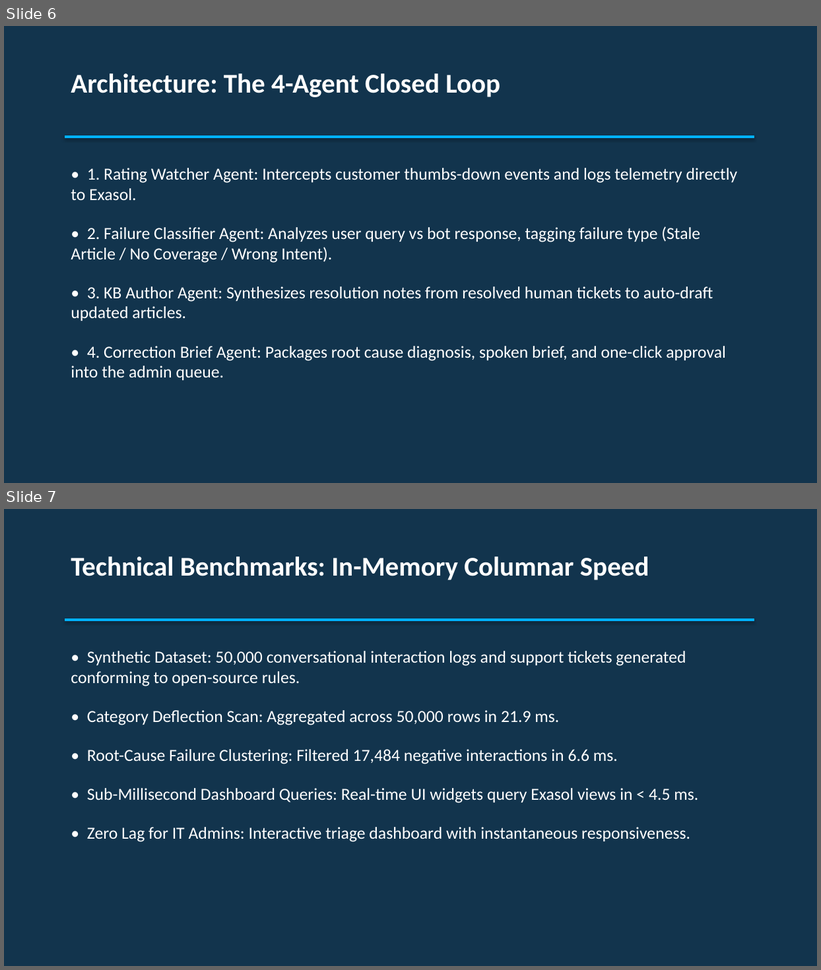
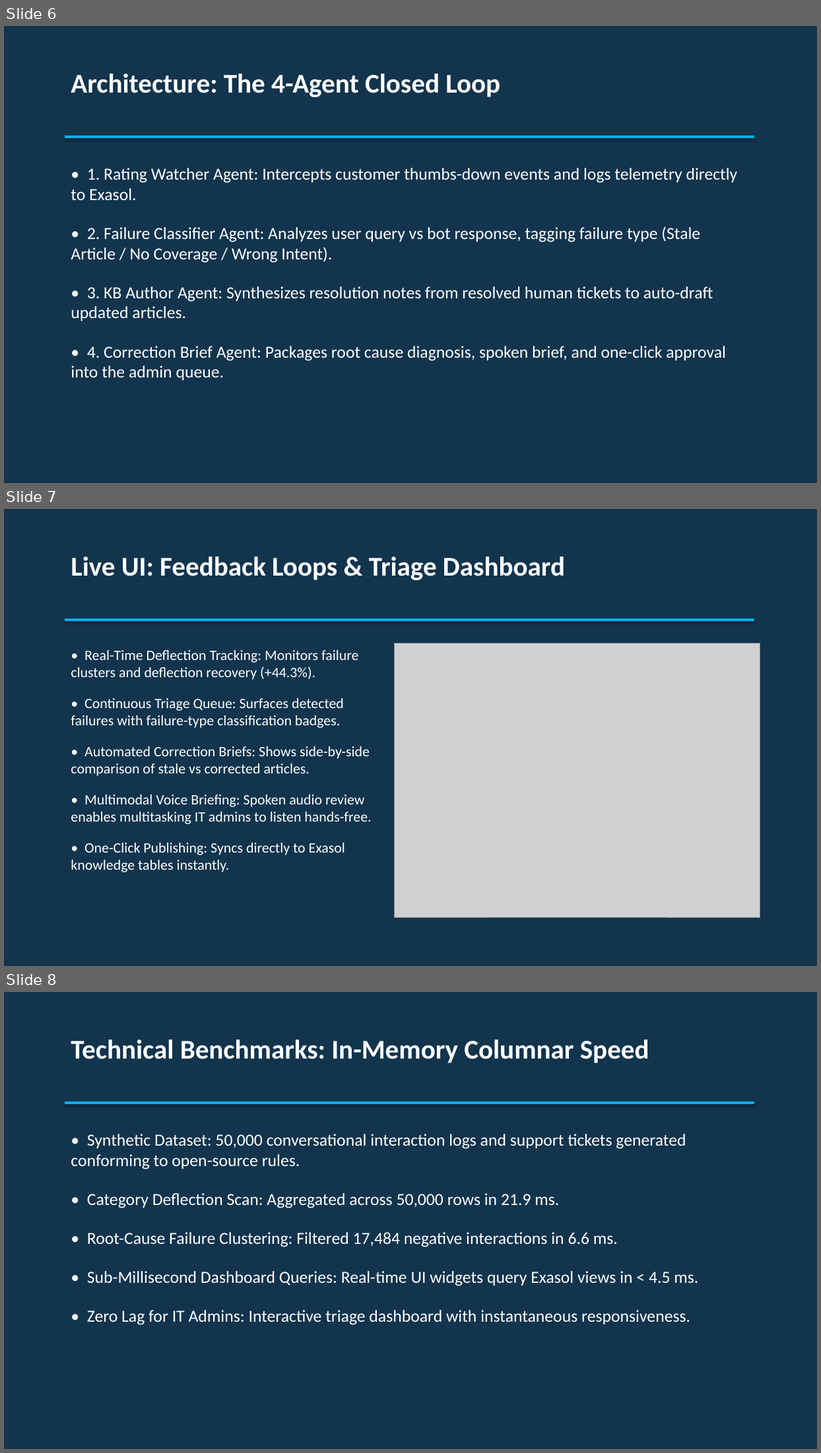
Before and after one commit to kavindon2007/fresh_works_kavin, a slide deck: pitch-deck/LoopCraft_Exathon_2026_Pitch_Deck.pptx. Shown one above the other, each under a label of ours: slides 6 and 7 before the commit, slides 6, 7 and 8 after it. The pictures are 821x970 and 821x1453 pixels, drawn with LibreOffice and Linux fonts; fonts in the diff are those of the drawing; grey boxes stand for pictures. Boxes give left, top, right and bottom in pixels: in the first picture for what was removed or moved away, otherwise in the second. Text is boxed around its words. In the diff, an @@ line names an element or a change of style, - is before the commit and + after.

Commit message:
docs: add screenshots and UI visuals to README and pitch deck
- Add hero banner and product screenshots to docs/images/ and public/images/
- Embed hero banner and live walkthrough screenshots into README.md
- Embed product screenshots into PPTX and PDF pitch deck slides
- Update PITCH_DECK.md with visual UI reference

```diff
--- a/pitch-deck/LoopCraft_Exathon_2026_Pitch_Deck.pptx
+++ b/pitch-deck/LoopCraft_Exathon_2026_Pitch_Deck.pptx
@@ slide 7 added at box(4, 509, 817, 966), background #FFFFFF @@
@@ rectangle added at box(4, 509, 817, 966), fill #12344D, outline #12344D 0.75 pt @@
@@ text added at box(71, 557, 565, 580), 32 pt, text #FFFFFF, bold @@
+Live UI: Feedback Loops & Triage Dashboard
@@ rectangle added at box(65, 619, 754, 621), fill #00B2FE, outline #00B2FE 0.75 pt @@
@@ picture added at box(395, 643, 760, 918) @@
@@ text added at box(71, 650, 371, 873), 17 pt, text #FFFFFF @@
+• Real-Time Deflection Tracking: Monitors failure clusters and deflection recovery (+44.3%).
+• Continuous Triage Queue: Surfaces detected failures with failure-type classification badges.
+• Automated Correction Briefs: Shows side-by-side comparison of stale vs corrected articles.
+• Multimodal Voice Briefing: Spoken audio review enables multitasking IT admins to listen hands-free.
+• One-Click Publishing: Syncs directly to Exasol knowledge tables instantly.
@@ what was slide 7 is now slide 8 @@
```
Also in this commit, not shown: 10 other files.
